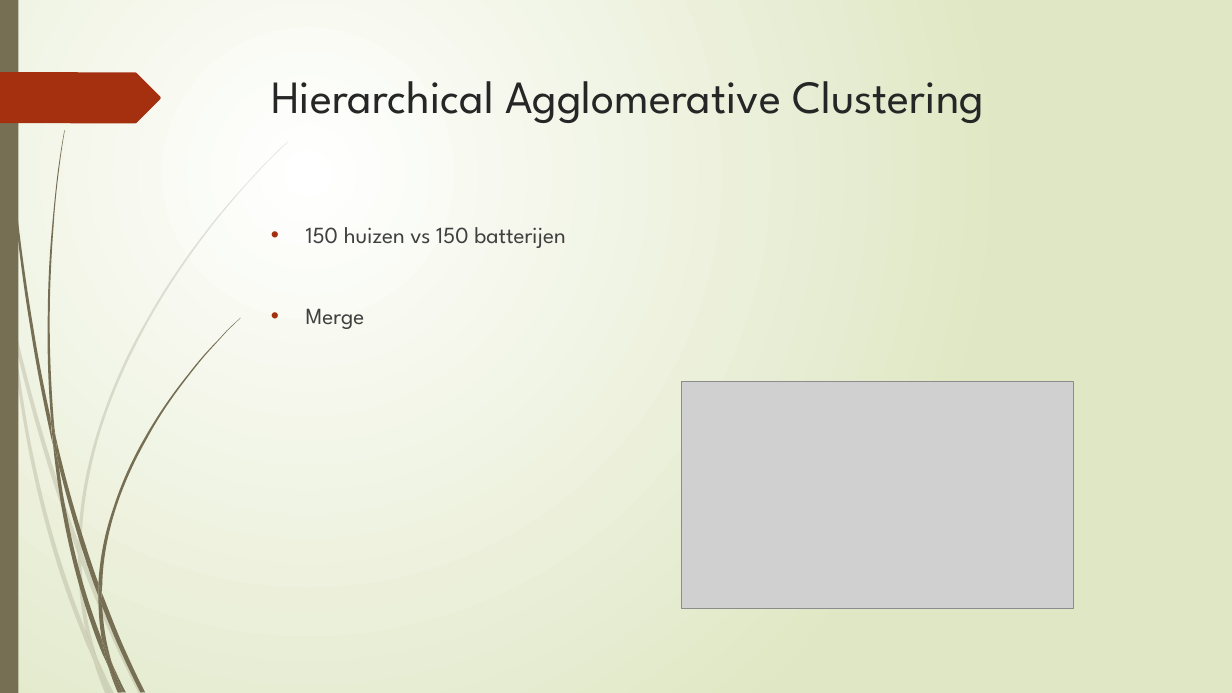
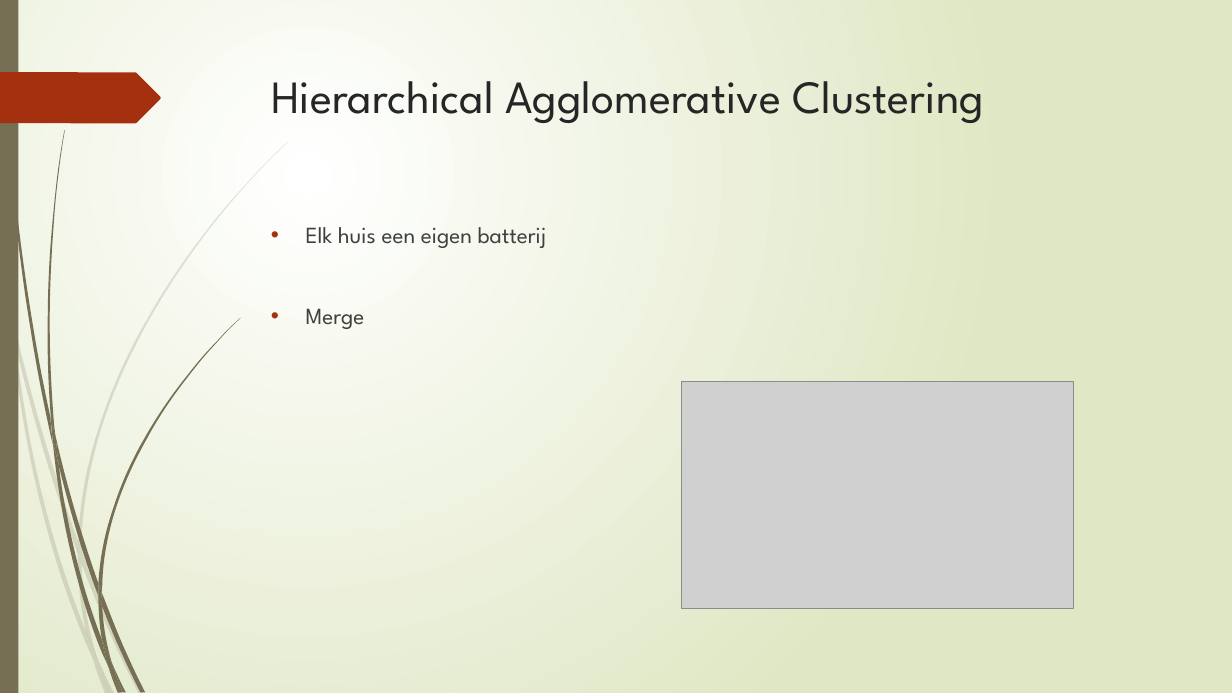
Before and after one commit to broekm006/SmartGrid, a slide deck: slide 10 of Final_V2.pptx. Drawn at 1232x693 pixels with LibreOffice and Linux fonts; fonts in the diff are those of the drawing; grey boxes stand for pictures. Boxes give left, top, right and bottom in pixels: in the first picture for what was removed or moved away, otherwise in the second. Text is boxed around its words. In the diff, an @@ line names an element or a change of style, - is before the commit and + after.

```diff
--- a/Final_V2.pptx
+++ b/Final_V2.pptx
@@ text at (306,227,547,248): text changed @@
-• 150 huizen vs 150 batterijen
+• Elk huis een eigen batterij
```
Also in this commit, not shown: 9 other slides changed.
